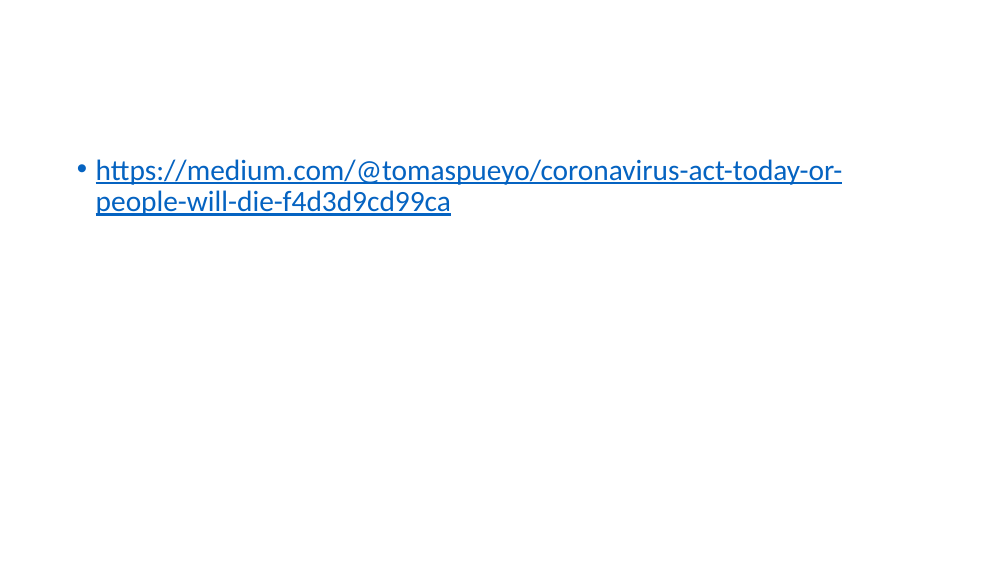
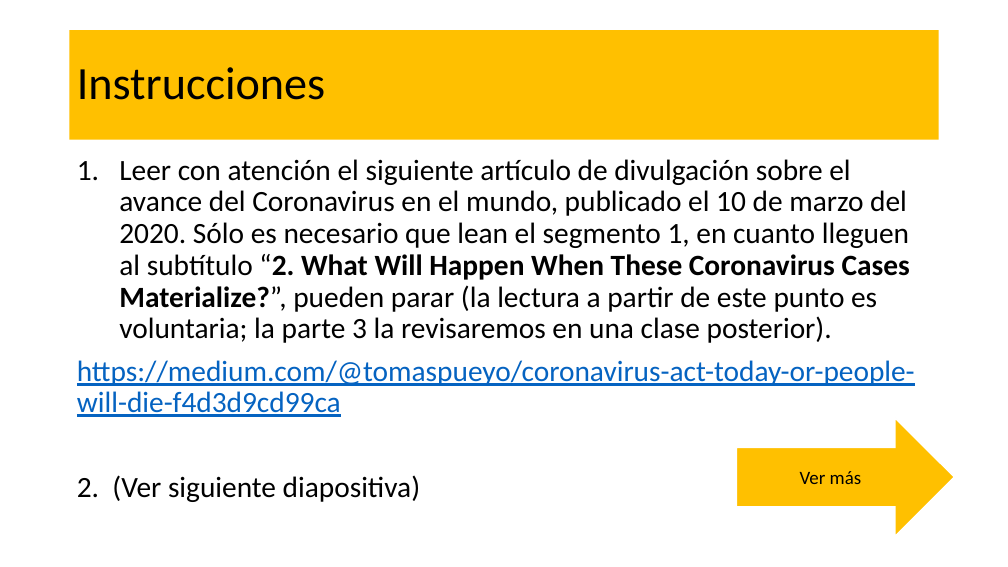
Before and after one commit to Adrifelcha/afchavez-019, a slide deck: slide 2 of JeanPiaget/2019-2020/Presentaciones/Quinto/ActividadContingencia.pptx. Drawn at 1008x567 pixels with LibreOffice and Linux fonts; fonts in the diff are those of the drawing. Boxes give left, top, right and bottom in pixels: in the first picture for what was removed or moved away, otherwise in the second. Text is boxed around its words. In the diff, an @@ line names an element or a change of style, - is before the commit and + after.

```diff
--- a/JeanPiaget/2019-2020/Presentaciones/Quinto/ActividadContingencia.pptx
+++ b/JeanPiaget/2019-2020/Presentaciones/Quinto/ActividadContingencia.pptx
@@ title added at (70,30,939,140), fill #FFC000, 44 pt, text #000000 @@
+Instrucciones
@@ text at (119,159,910,343): paragraph added @@
+1. Leer con atención el siguiente artículo de divulgación sobre el avance del Coronavirus en el mundo, publicado el 10 de marzo del 2020. Sólo es necesario que lean el segmento 1, en cuanto lleguen al subtítulo “2. What Will Happen When These Coronavirus Cases Materialize?”, pueden parar (la lectura a partir de este punto es voluntaria; la parte 3 la revisaremos en una clase posterior).
@@ text at (77,360,915,417): bullet • to none @@
@@ right arrow added at (737,417,955,537), fill #FFC000, outline #FFFFFF 1.5 pt, 18 pt, text #000000 @@
+Ver más
@@ text at (77,475,420,502): paragraph added @@
+2. (Ver siguiente diapositiva)
```
Also in this commit, not shown: 2 other slides changed, 12 slides added, 9 slides removed, 2 other files.
